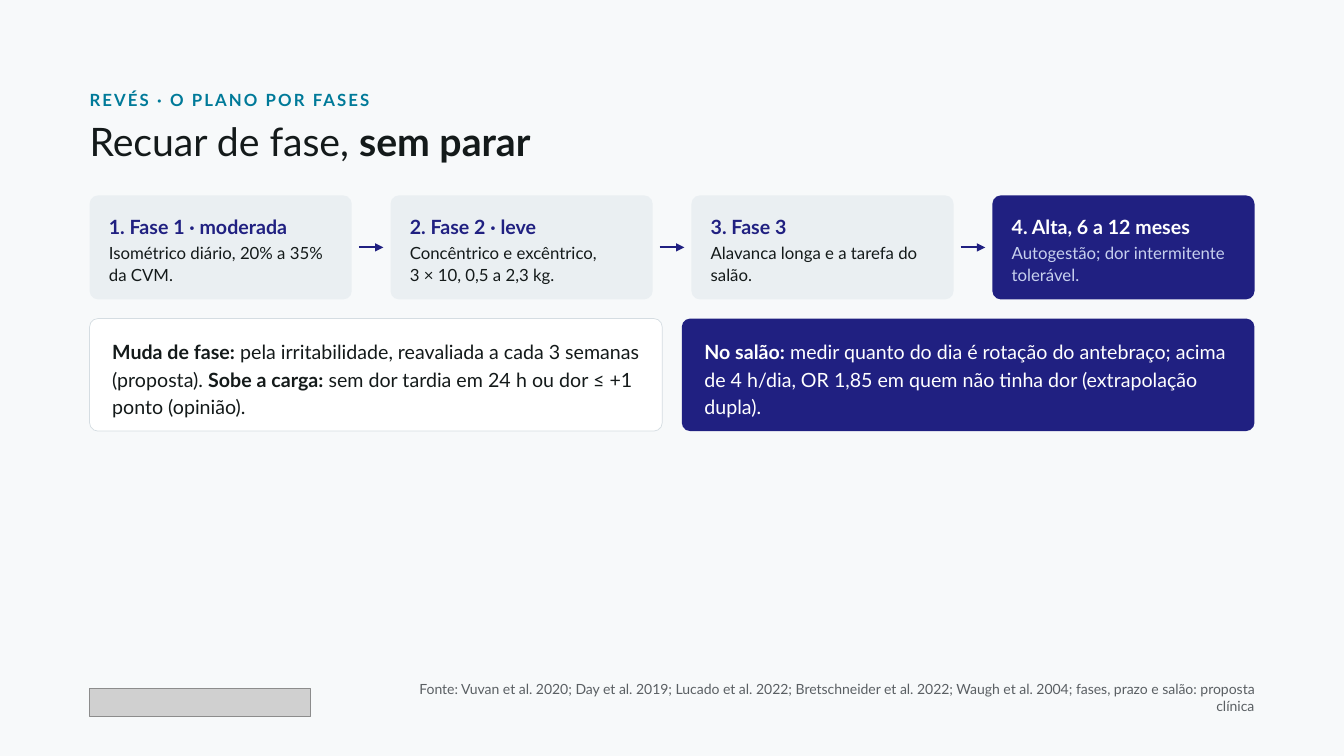
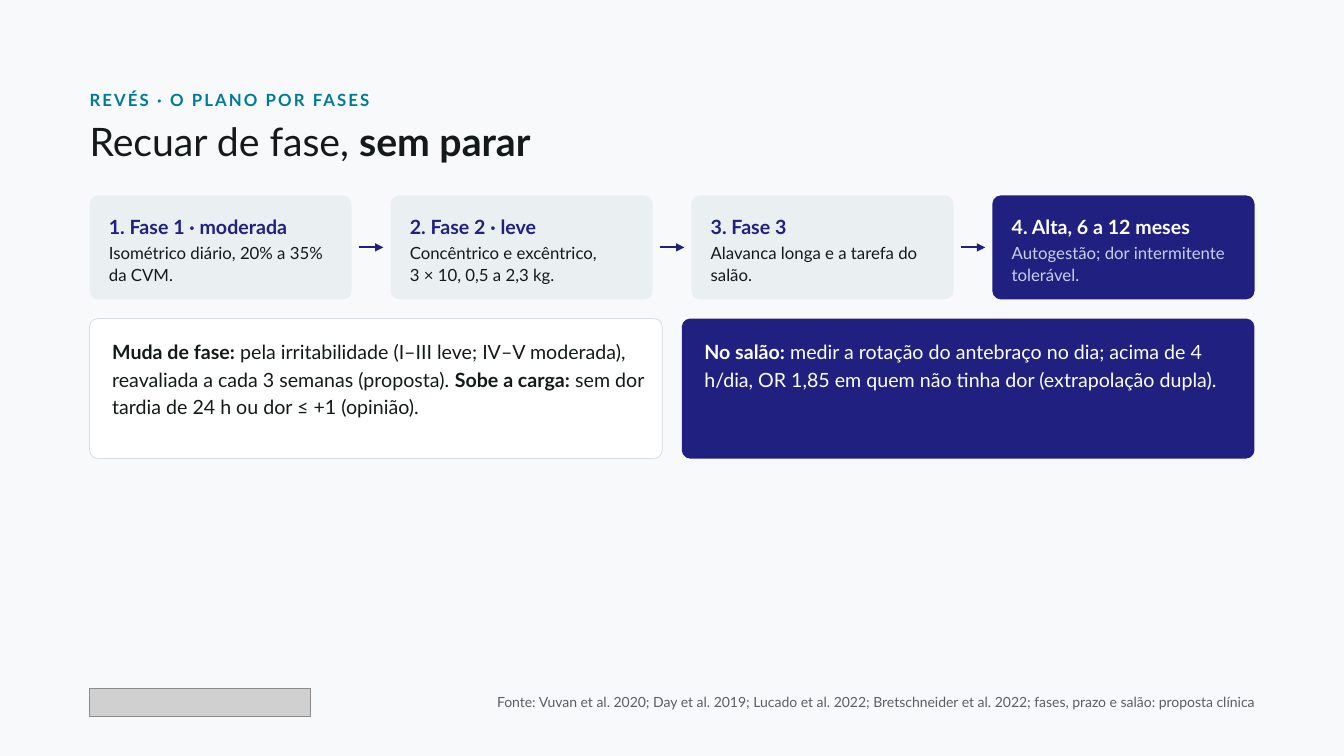
Before and after one commit to dossantosdanieel/illic, a slide deck: slide 19 of aulas/2026-11-cotovelo-lateral-2-reabilitacao/04_aula/cotovelo-lateral-2-reabilitacao.pptx. Drawn at 1344x756 pixels with LibreOffice and Linux fonts; fonts in the diff are those of the drawing; grey boxes stand for pictures. Boxes give left, top, right and bottom in pixels: in the first picture for what was removed or moved away, otherwise in the second. Text is boxed around its words. In the diff, an @@ line names an element or a change of style, - is before the commit and + after.

```diff
--- a/aulas/2026-11-cotovelo-lateral-2-reabilitacao/04_aula/cotovelo-lateral-2-reabilitacao.pptx
+++ b/aulas/2026-11-cotovelo-lateral-2-reabilitacao/04_aula/cotovelo-lateral-2-reabilitacao.pptx
@@ rounded rectangle "Muda de fase: pela irritabilidade ..." at bbox=[90, 319, 662, 459]: proportions changed @@
@@ rounded rectangle "Muda de fase: pela irritabilidade ...": place and size @@
-rounded rectangle "Muda de fase: pela irritabilidade ..." at bbox=[90, 319, 662, 432]
+rounded rectangle "Muda de fase: pela irritabilidade ..." at bbox=[90, 319, 662, 459]
@@ rounded rectangle "No salão: medir a rotação ...": place and size @@
-rounded rectangle "No salão: medir a rotação ..." at bbox=[682, 319, 1254, 432]
+rounded rectangle "No salão: medir a rotação ..." at bbox=[682, 319, 1254, 459]
@@ rounded rectangle "No salão: medir a rotação ..." at bbox=[682, 319, 1254, 459]: proportions changed @@
@@ text in rounded rectangle at bbox=[112, 344, 644, 418]: text changed @@
-Muda de fase: pela irritabilidade, reavaliada a cada 3 semanas (proposta). Sobe a carga: sem dor tardia em 24 h ou dor ≤ +1 ponto (opinião).
+Muda de fase: pela irritabilidade (I–III leve; IV–V moderada), reavaliada a cada 3 semanas (proposta). Sobe a carga: sem dor tardia de 24 h ou dor ≤ +1 (opinião).
@@ text in rounded rectangle at bbox=[704, 344, 1217, 391]: text changed @@
-No salão: medir quanto do dia é rotação do antebraço; acima de 4 h/dia, OR 1,85 em quem não tinha dor (extrapolação dupla).
+No salão: medir a rotação do antebraço no dia; acima de 4 h/dia, OR 1,85 em quem não tinha dor (extrapolação dupla).
@@ text at bbox=[497, 696, 1255, 710]: text changed @@
-Fonte: Vuvan et al. 2020; Day et al. 2019; Lucado et al. 2022; Bretschneider et al. 2022; Waugh et al. 2004; fases, prazo e salão: proposta clínica
+Fonte: Vuvan et al. 2020; Day et al. 2019; Lucado et al. 2022; Bretschneider et al. 2022; fases, prazo e salão: proposta clínica
```
Also in this commit, not shown: 2 other slides changed, 4 other files.
